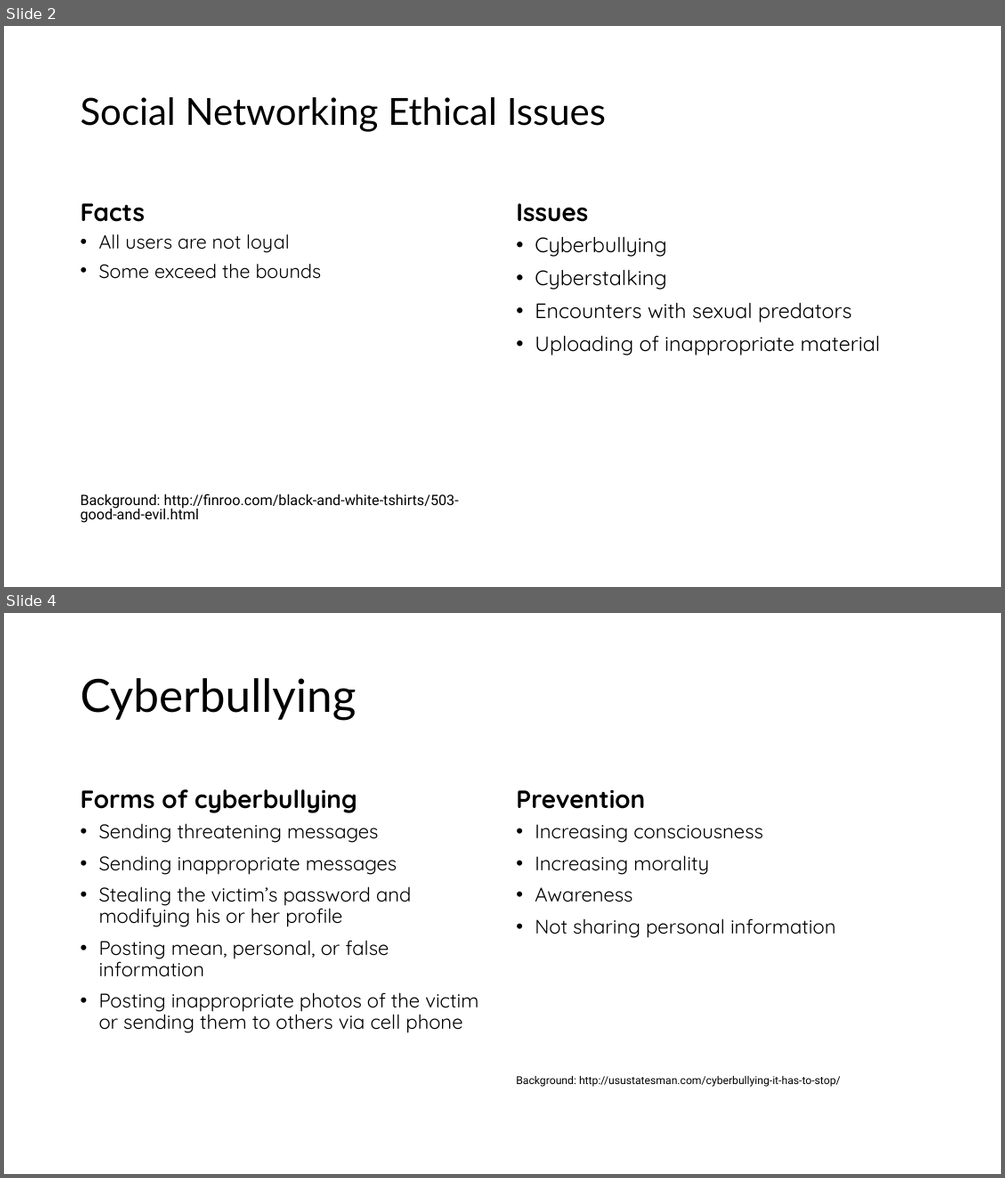
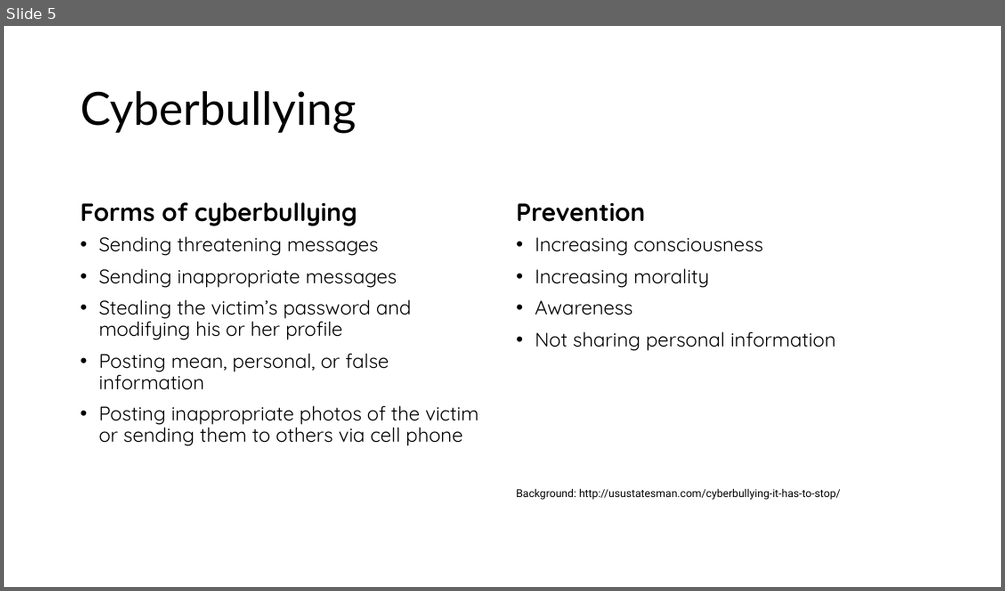
Before and after one commit to atiqahammed/6th-semester, a slide deck: 603-ET/social networking ethical issues.pptx. Shown one above the other, each under a label of ours: slides 2 and 4 before the commit, slide 5 after it; the slides between them are not shown. The pictures are 1005x1178 and 1005x591 pixels, drawn with LibreOffice and Linux fonts; fonts in the diff are those of the drawing; background and template pictures are left out. Boxes give left, top, right and bottom in pixels: in the first picture for what was removed or moved away, otherwise in the second. Text is boxed around its words. In the diff, an @@ line names an element or a change of style, - is before the commit and + after.

```diff
--- a/603-ET/social networking ethical issues.pptx
+++ b/603-ET/social networking ethical issues.pptx
@@ slide 2 removed at bbox=[4, 26, 1001, 587], background picture (left out) @@
@@ title removed at bbox=[81, 97, 606, 132] @@
-Social Networking Ethical Issues
@@ text removed at bbox=[81, 203, 146, 222] @@
-Facts
@@ text removed at bbox=[516, 203, 588, 222] @@
-Issues
@@ text removed at bbox=[81, 234, 459, 523] @@
-• All users are not loyal
-• Some exceed the bounds
-Background: http://finroo.com/black-and-white-tshirts/503-good-and-evil.html
@@ text removed at bbox=[534, 237, 881, 355] @@
-• Cyberbullying
-• Cyberstalking
-• Encounters with sexual predators
-• Uploading of inappropriate material
@@ what was slide 4 is now slide 5 @@
```
Also in this commit, not shown: 2 slides changed, 2 slides added, 10 other files.
